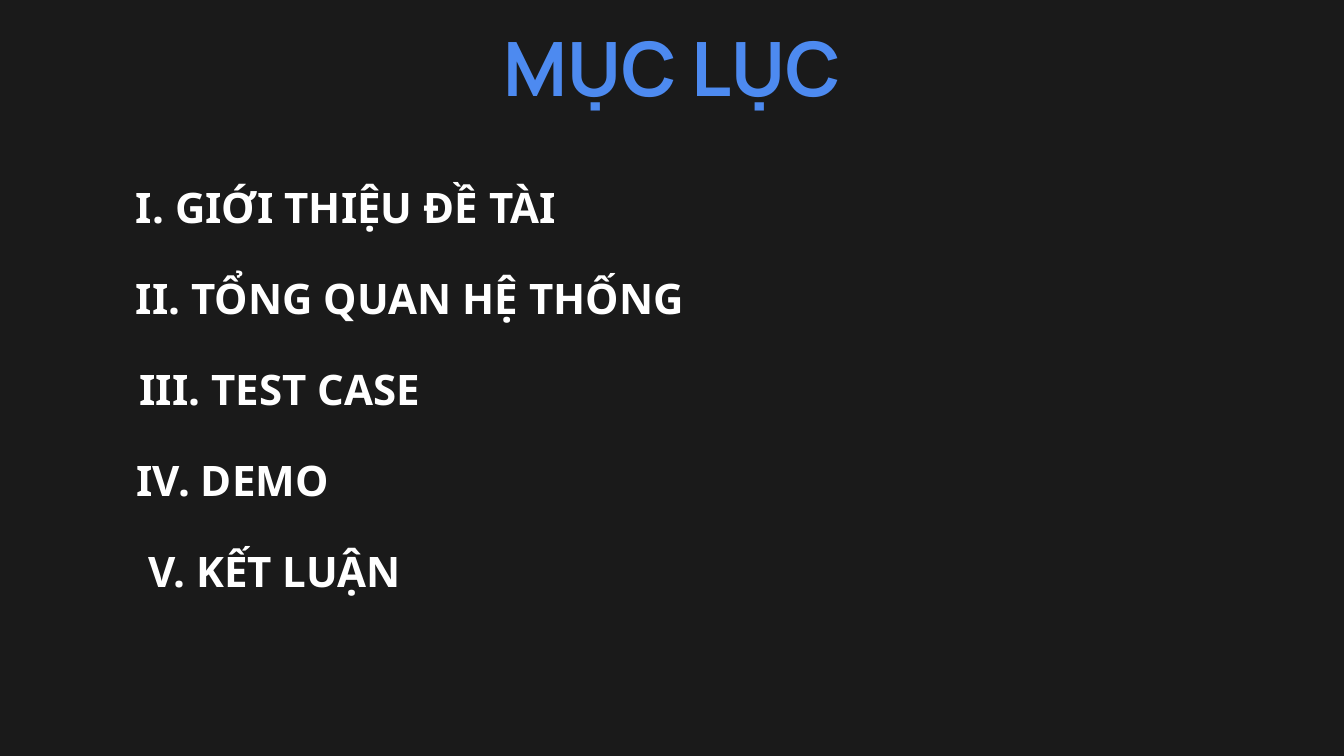
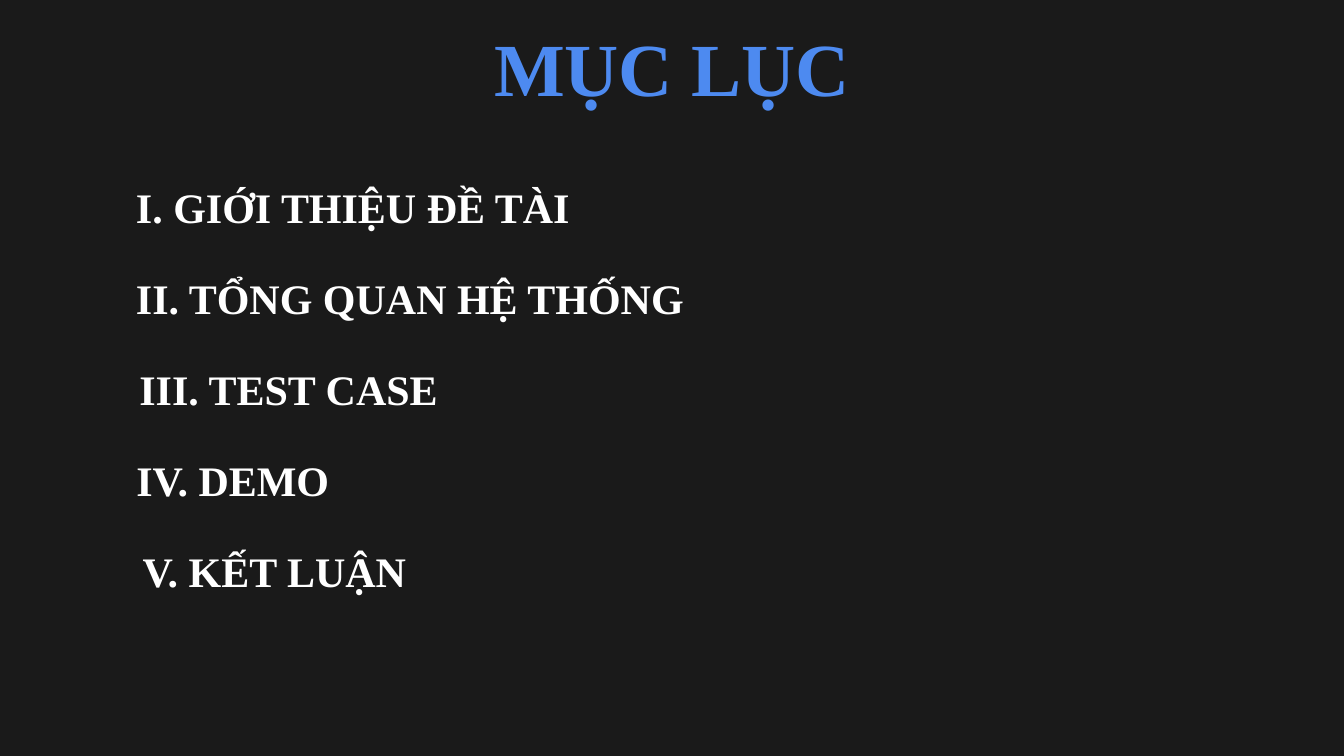
Before and after one commit to khanh208/QLDat_Ve, a slide deck: slide 2 of Bao-cao-KTPM/Bài thuyết trình - Kiểm Thử Phần Mềm (1).pptx. Drawn at 1344x756 pixels with LibreOffice and Linux fonts; fonts in the diff are those of the drawing. Boxes give left, top, right and bottom in pixels: in the first picture for what was removed or moved away, otherwise in the second. Text is boxed around its words. In the diff, an @@ line names an element or a change of style, - is before the commit and + after.

```diff
--- a/Bao-cao-KTPM/Bài thuyết trình - Kiểm Thử Phần Mềm (1).pptx
+++ b/Bao-cao-KTPM/Bài thuyết trình - Kiểm Thử Phần Mềm (1).pptx
@@ text "MỤC LỤC" at [494,46,850,111]: font Manrope to Times New Roman @@
@@ font Noto Sans to Times New Roman in 5 elements at [136,281,683,323], [136,190,570,232], [139,377,438,406], [143,554,406,595], [136,468,330,497] @@
```
Also in this commit, not shown: 8 other slides changed, 2 slides added, 9 other files.
